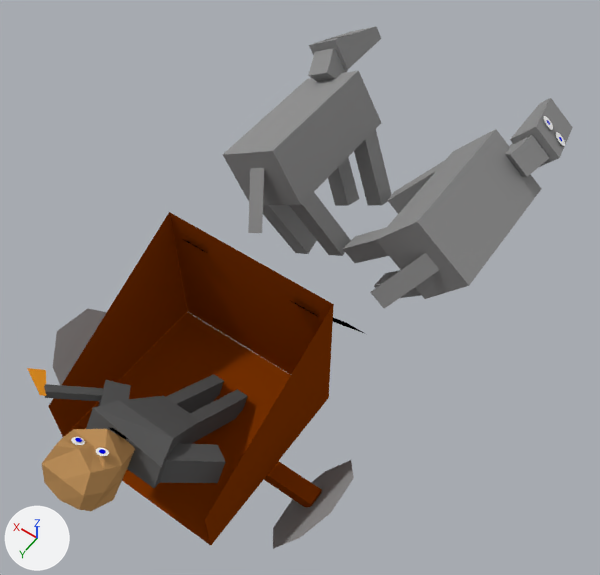
Two versions of the Blender file King Of Kings Docs/Models/lightchariot1d.blend, one commit apart.
One viewpoint serves both versions: a 50 mm camera at (-0.7, 9.9, 20.44) aimed at (7.29, -1.28, 2.89). Arrows for +X, +Y and +Z are at lower left; the lights stay in place.
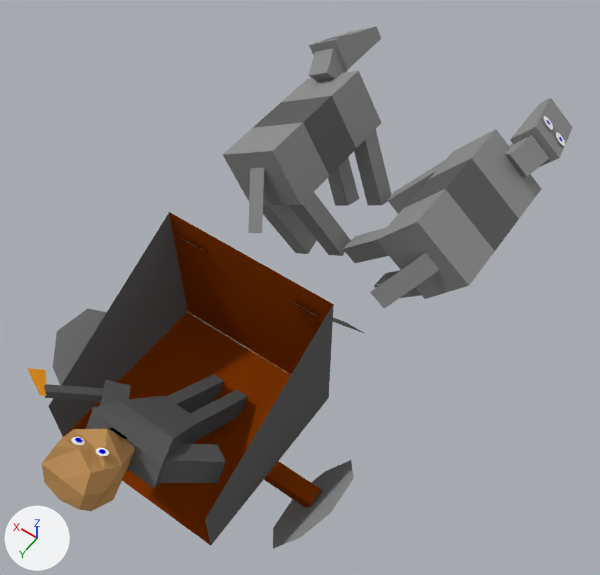
What changed in the scene script:
```text
Add mat_material_015:
    mat_material_015 = diffuse_material('Material.015')
    mat_material_015.base_color = (0.123, 0.123, 0.123)  # dark grey #626262
Change me_cube_009:
    used by ob_cube_006; location = (10.05, -5.36, 3.75); rotation_euler = (0.0, 0.55, 0.0), in degrees (0, 32, 0); scale = (1.07, 2.12, 0.895)
    remove me_cube_009.from_pydata(...)  # 8 vertices, 6 faces; spans x -1.0..1.0, y -1.0..1.0, z -1.0..1.0
    add me_cube_009.from_pydata(...)  # 16 vertices, 14 faces; spans x -1.0..1.0, y -1.0..1.0, z -1.0..1.0
    me_cube_009 part 1
    4 faces are deleted
    8 vertices are added at x -1.0..1.0, y -0.33..0.33, z -1.0..1.0
    8 new faces join them, mat_material_007 (grey #929292)
    4 new faces join them, mat_material_015 (dark grey #626262)
    add me_cube_009.materials.append(mat_material_015)  # dark grey #626262
Change me_plane_003:
    where me_plane_003.from_pydata(...)  # 4 vertices, 1 face; spans x -0.69..1.0, y -1.0..1.0, z 0.0
    remove me_plane_003.materials.append(mat_material_008)  # brown #833702
    add me_plane_003.materials.append(mat_material_015)  # dark grey #626262
Change me_plane_004:
    where me_plane_004.from_pydata(...)  # 4 vertices, 1 face; spans x -0.67..1.0, y -1.0..1.0, z 0.0..0.01
    remove me_plane_004.materials.append(mat_material_008)  # brown #833702
    add me_plane_004.materials.append(mat_material_015)  # dark grey #626262
Change me_cube_017:
    used by ob_cube_015; location = (4.81, -5.36, 3.74); rotation_euler = (0.0, -0.663, 0.0), in degrees (0, -38, 0); scale = (1.07, 2.12, 0.895)
    remove me_cube_017.from_pydata(...)  # 8 vertices, 6 faces; spans x -1.0..1.0, y -1.0..1.0, z -1.0..1.0
    add me_cube_017.from_pydata(...)  # 16 vertices, 14 faces; spans x -1.0..1.0, y -1.0..1.0, z -1.0..1.0
    me_cube_017 part 2
    4 faces are deleted
    8 vertices are added at x -1.0..1.0, y -0.33..0.33, z -1.0..1.0
    8 new faces join them, mat_material_012 (grey #929292)
    4 new faces join them, mat_material_015 (dark grey #626262)
    add me_cube_017.materials.append(mat_material_015)  # dark grey #626262
```

Boxes [x1, y1, x2, y2] around the edits, measured in the pictures (600 x 575 px):
'Plane.004', recoloured: [49, 213, 187, 437] in both
'Plane.003', recoloured: [205, 304, 334, 545] in both
part 1 of me_cube_009, built on: [252, 93, 358, 177] in both
part 2 of me_cube_017, built on: [402, 156, 521, 253] in both
